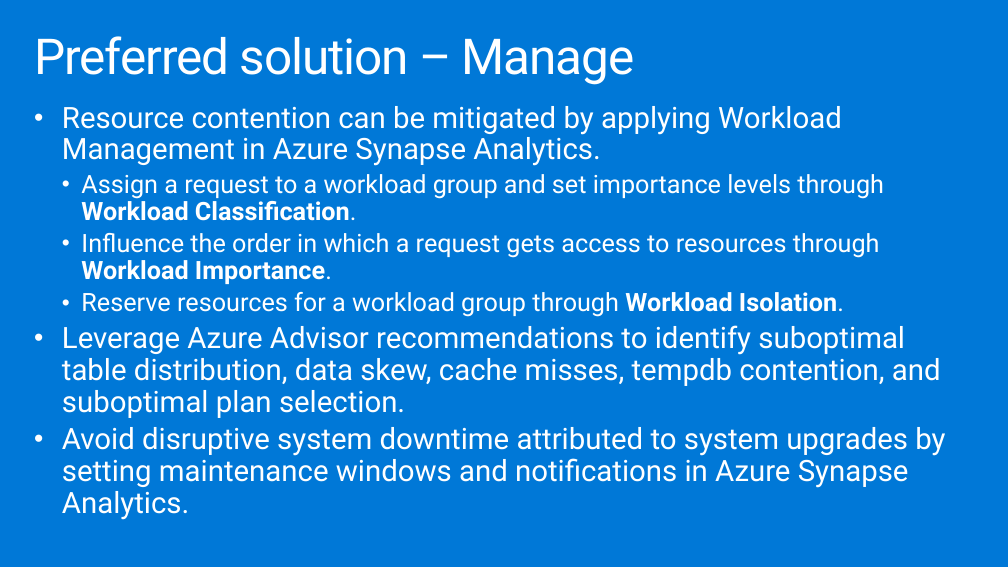
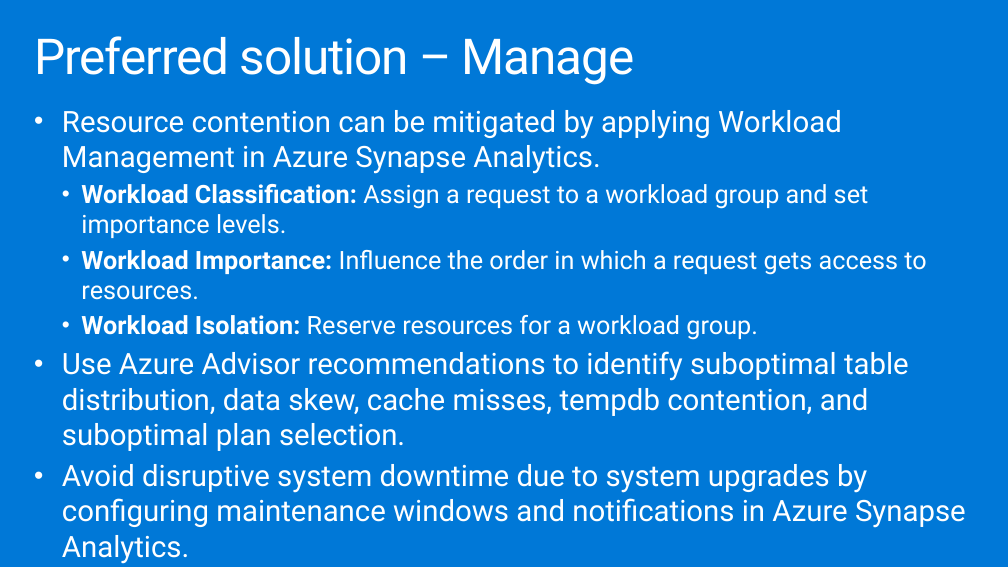
Before and after one commit to joelhulen/MCW-Azure-Synapse-Analytics-end-to-end-solution, a slide deck: slide 27 of Whiteboard design session/WDS trainer presentation - Azure Synapse Analytics end-to-end solution.pptx. Drawn at 1008x567 pixels with LibreOffice and Linux fonts; fonts in the diff are those of the drawing. Boxes give left, top, right and bottom in pixels: in the first picture for what was removed or moved away, otherwise in the second. Text is boxed around its words. In the diff, an @@ line names an element or a change of style, - is before the commit and + after.

```diff
--- a/Whiteboard design session/WDS trainer presentation - Azure Synapse Analytics end-to-end solution.pptx
+++ b/Whiteboard design session/WDS trainer presentation - Azure Synapse Analytics end-to-end solution.pptx
@@ text at <box>62,110,842,174</box>: line spacing 0.9 to 1 @@
@@ text at <box>62,184,966,564</box>: text changed @@
-  • Assign a request to a workload group and set importance levels through Workload Classification.
-  • Influence the order in which a request gets access to resources through Workload Importance.
-  • Reserve resources for a workload group through Workload Isolation.
-• Leverage Azure Advisor recommendations to identify suboptimal table distribution, data skew, cache misses, tempdb contention, and suboptimal plan selection.
-• Avoid disruptive system downtime attributed to system upgrades by setting maintenance windows and notifications in Azure Synapse Analytics.
+  • Workload Classification: Assign a request to a workload group and set importance levels.
+  • Workload Importance: Influence the order in which a request gets access to resources.
+  • Workload Isolation: Reserve resources for a workload group.
+• Use Azure Advisor recommendations to identify suboptimal table distribution, data skew, cache misses, tempdb contention, and suboptimal plan selection.
+• Avoid disruptive system downtime due to system upgrades by configuring maintenance windows and notifications in Azure Synapse Analytics.
```
Also in this commit, not shown: 26 other slides changed, 2 other files.
